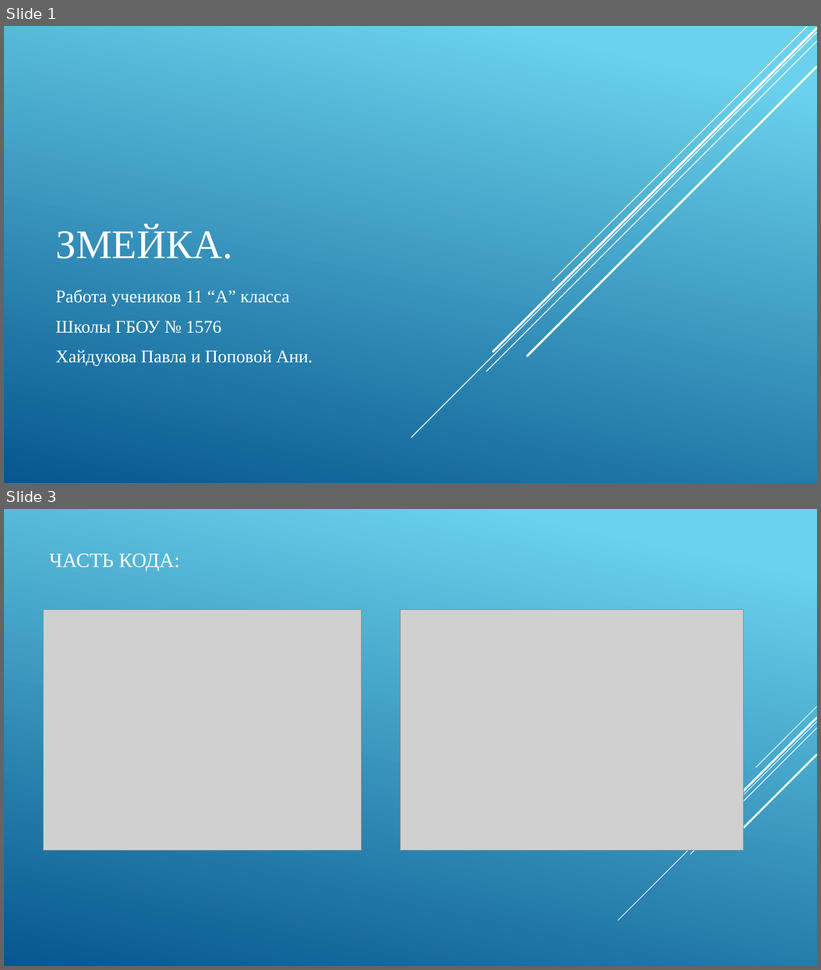
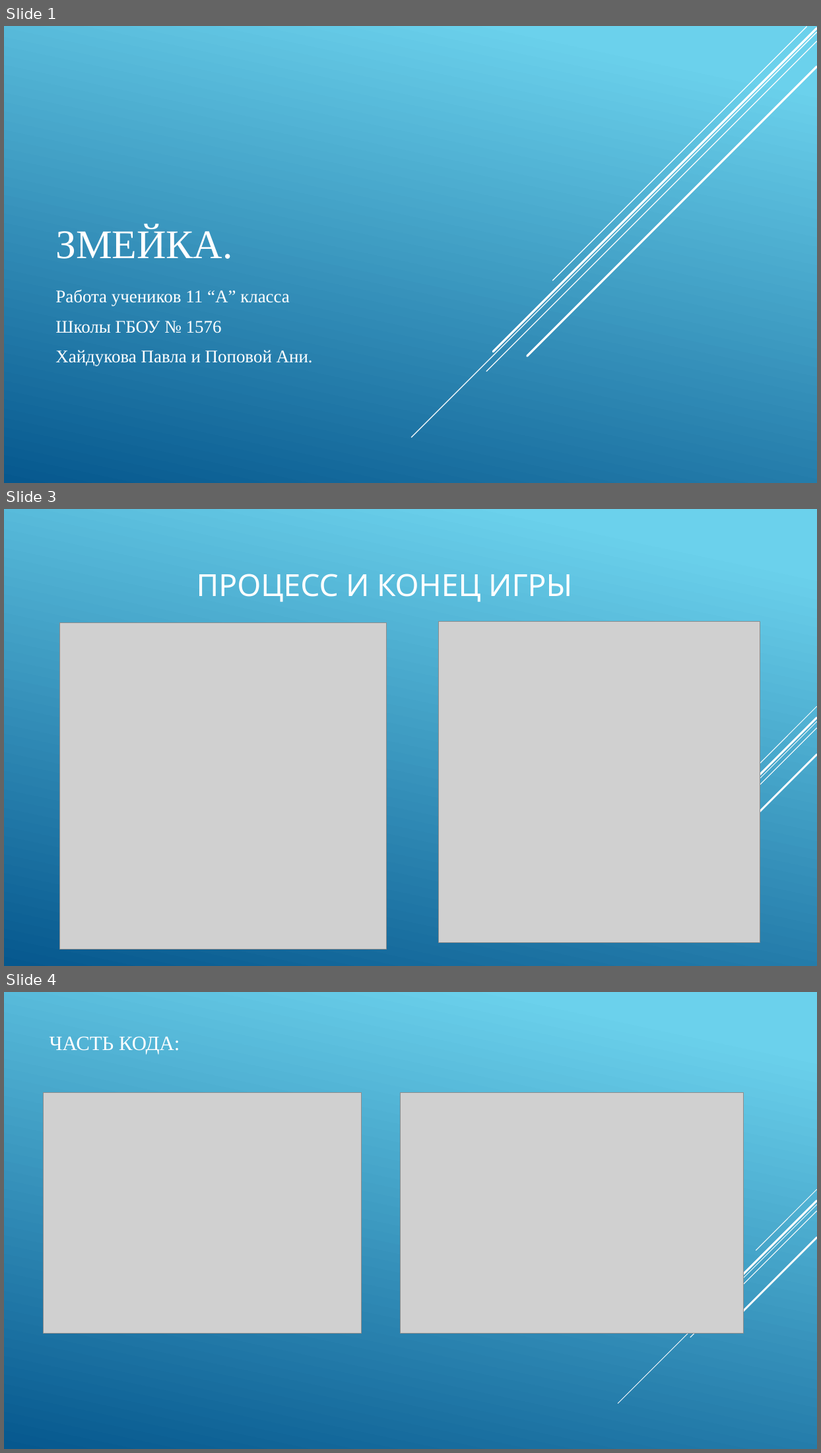
Before and after one commit to Anna17-popova/pygame_project, a slide deck: Змейка.pptx. Shown one above the other, each under a label of ours: slides 1 and 3 before the commit, slides 1, 3 and 4 after it; the slides between them are not shown. The pictures are 821x970 and 821x1453 pixels, drawn with LibreOffice and Linux fonts; fonts in the diff are those of the drawing; grey boxes stand for pictures. Boxes give left, top, right and bottom in pixels: in the first picture for what was removed or moved away, otherwise in the second. Text is boxed around its words. In the diff, an @@ line names an element or a change of style, - is before the commit and + after.

```diff
--- a/Змейка.pptx
+++ b/Змейка.pptx
@@ slide 3 added at (4, 509, 817, 966), background gradient #6ED2EB to #06588E; not listed: 5 template elements that a slide beside it also shows @@
@@ title added at (197, 574, 572, 602), 36 pt, text #FFFFFF @@
+ПРОЦЕСС И КОНЕЦ ИГРЫ
@@ picture added at (60, 623, 386, 949) @@
@@ picture added at (439, 621, 760, 943) @@
@@ what was slide 3 is now slide 4 @@
```
Also in this commit, not shown: 1 slide changed.
